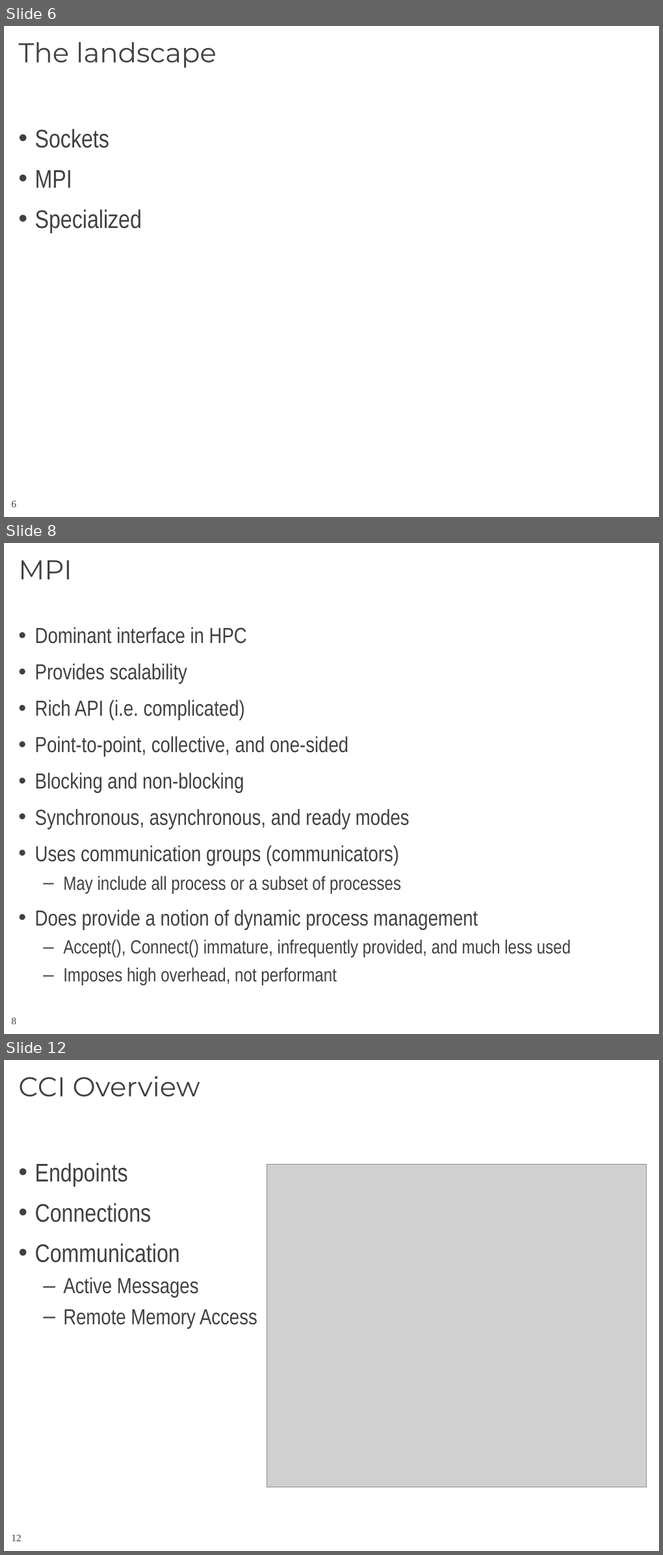
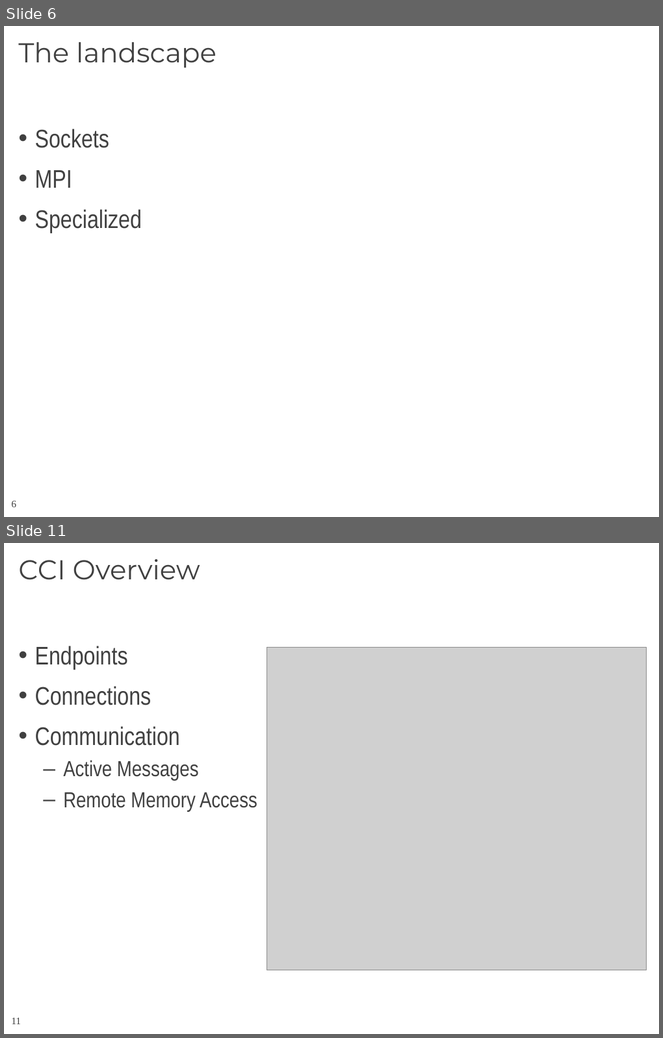
Before and after one commit to CCI/pub, a slide deck: slides/HotI-2011/2011-HotI-CCI-OLCF.pptx. Shown one above the other, each under a label of ours: slides 6, 8 and 12 before the commit, slides 6 and 11 after it; the slides between them are not shown. The pictures are 663x1555 and 663x1038 pixels, drawn with LibreOffice and Linux fonts; fonts in the diff are those of the drawing; grey boxes stand for pictures; background and template pictures are left out. Boxes give left, top, right and bottom in pixels: in the first picture for what was removed or moved away, otherwise in the second. Text is boxed around its words. In the diff, an @@ line names an element or a change of style, - is before the commit and + after.

```diff
--- a/slides/HotI-2011/2011-HotI-CCI-OLCF.pptx
+++ b/slides/HotI-2011/2011-HotI-CCI-OLCF.pptx
@@ slide 8 removed at (x1=4, y1=543, x2=659, y2=1034), background #FFFFFF; not listed: 1 template element that a slide beside it also shows @@
@@ title removed at (x1=18, y1=560, x2=72, y2=579) @@
-MPI
@@ text removed at (x1=35, y1=627, x2=571, y2=986) @@
-• Dominant interface in HPC
-• Provides scalability
-• Rich API (i.e. complicated)
-• Point-to-point, collective, and one-sided
-• Blocking and non-blocking
-• Synchronous, asynchronous, and ready modes
-• Uses communication groups (communicators)
-  – May include all process or a subset of processes
-• Does provide a notion of dynamic process management
-  – Accept(), Connect() immature, infrequently provided, and much less used
-  – Imposes high overhead, not performant
@@ what was slide 12 is now slide 11 @@
@@ page number at (x1=11, y1=1018, x2=21, y2=1025): text changed @@
-12
+11
```
Also in this commit, not shown: 6 slides changed, 3 slides added, 3 other slides removed.
